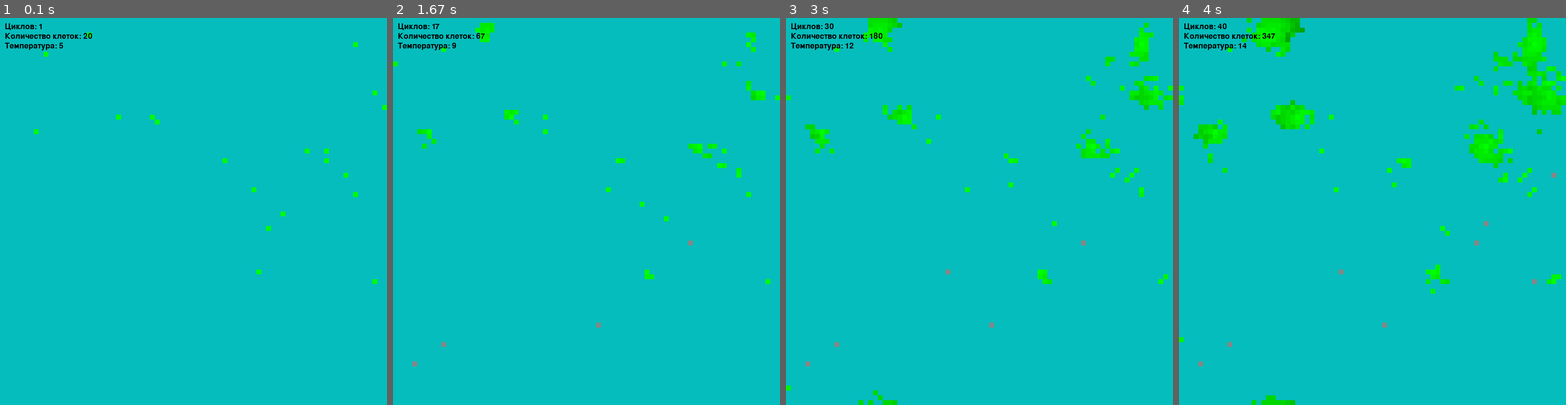
Above: before the commit, frames 1-4 (left to right).
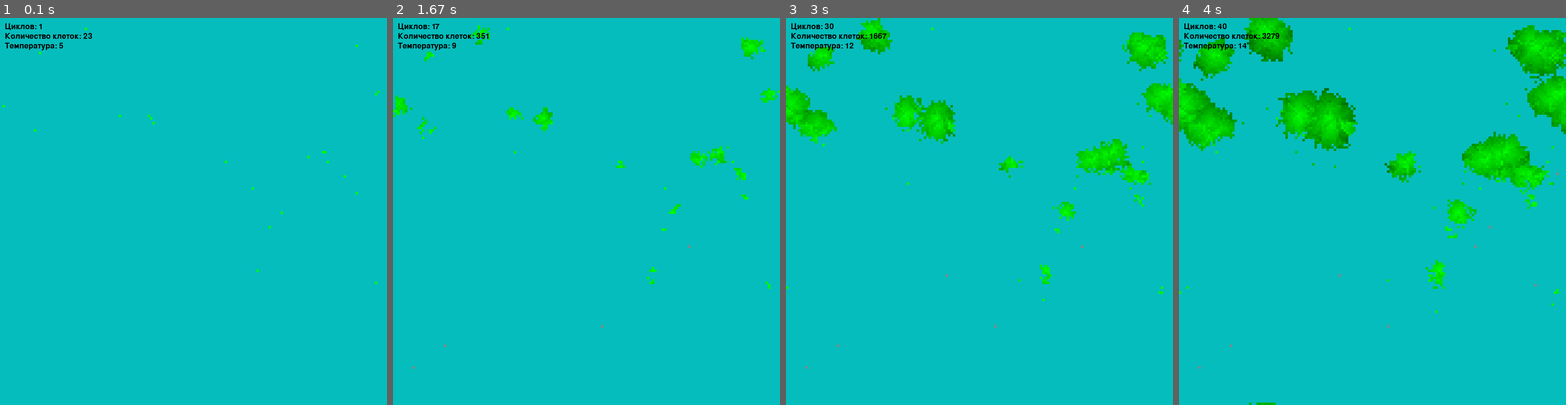
Above: after the commit, the same moments.

Repository: PilotOfAsuka/CellLabPython
Game: pygame game, started from BotsPython.py
Two runs of this game, one before a commit and one after it. Both use one fixed random seed, a clock stepped at 60 frames per second and the inputs below.
Inputs:
- Up to frame 1 (0.1 s): no input
- Up to frame 2 (1.67 s): no input
- Up to frame 3 (3 s): no input
- Up to frame 4 (4 s): no input

The runs differ from the first frame. In frame 1, 0.3% of the frame differs, in the area x 0-100%, y 2-69%; in frame 2, 1.9%; in frame 3, 6.3%; in frame 4, 11%, in the area x 0-100%, y 0-100%.

Commit message:
Update BotsPython.py

Diff:
--- a/BotsPython.py
+++ b/BotsPython.py
@@ -8,11 +8,25 @@
 
 # Константы
 WIDTH, HEIGHT = 800, 800
-CELL_SIZE = 10 # размер клетки изменяя этот параметр меняется масштаб
+CELL_SIZE = 5 # размер клетки изменяя этот параметр меняется масштаб
 GRID_SIZE = WIDTH // CELL_SIZE
 cycle_count = 0
 max_temperature_change = 15  # Максимальное изменение температуры
 base_temperature = 5  # Базовая температура
+
+# словарь направлений
+def move_right(): return (1, 0)
+def move_left(): return (-1, 0)
+def move_down(): return (0, 1)
+def move_up(): return (0, -1)
+
+move_actions = {
+    1: move_right,
+    2: move_left,
+    3: move_down,
+    4: move_up
+}
+#>>>>>>>>>>><<<<<<<<<<<
 
 # Настройка окна
 screen = pygame.display.set_mode((WIDTH, HEIGHT))
@@ -79,12 +93,8 @@
     def move(self):
          # Модификация для движения бота
         move_dir_index = (self.ptr + 1) % len(self.genome)
-        move_dir = self.genome[move_dir_index] % 8
-        dx, dy = 0, 0
-        if move_dir == 0: dx = 1
-        elif move_dir == 1: dx = -1
-        elif move_dir == 2: dy = 1
-        elif move_dir == 3: dy = -1
+        move_dir = self.genome[move_dir_index] % 4  # Теперь у нас только 4 направления
+        dx, dy = move_actions.get(move_dir, lambda: (0, 0))()
         self.food -= calculate_energy_cost(temperature, 10)
         # Обновление позиции бота
         x, y = self.position
